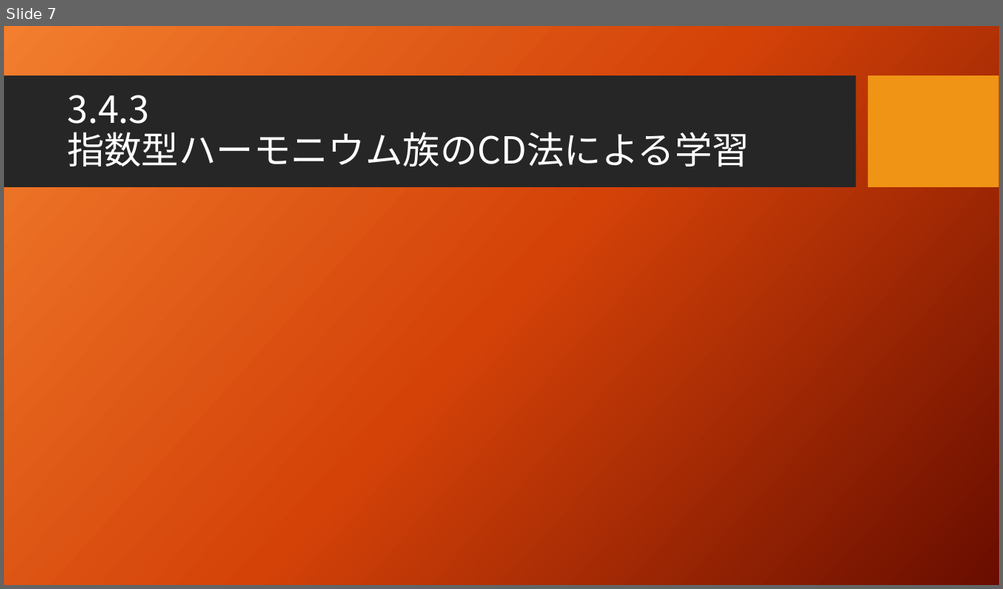
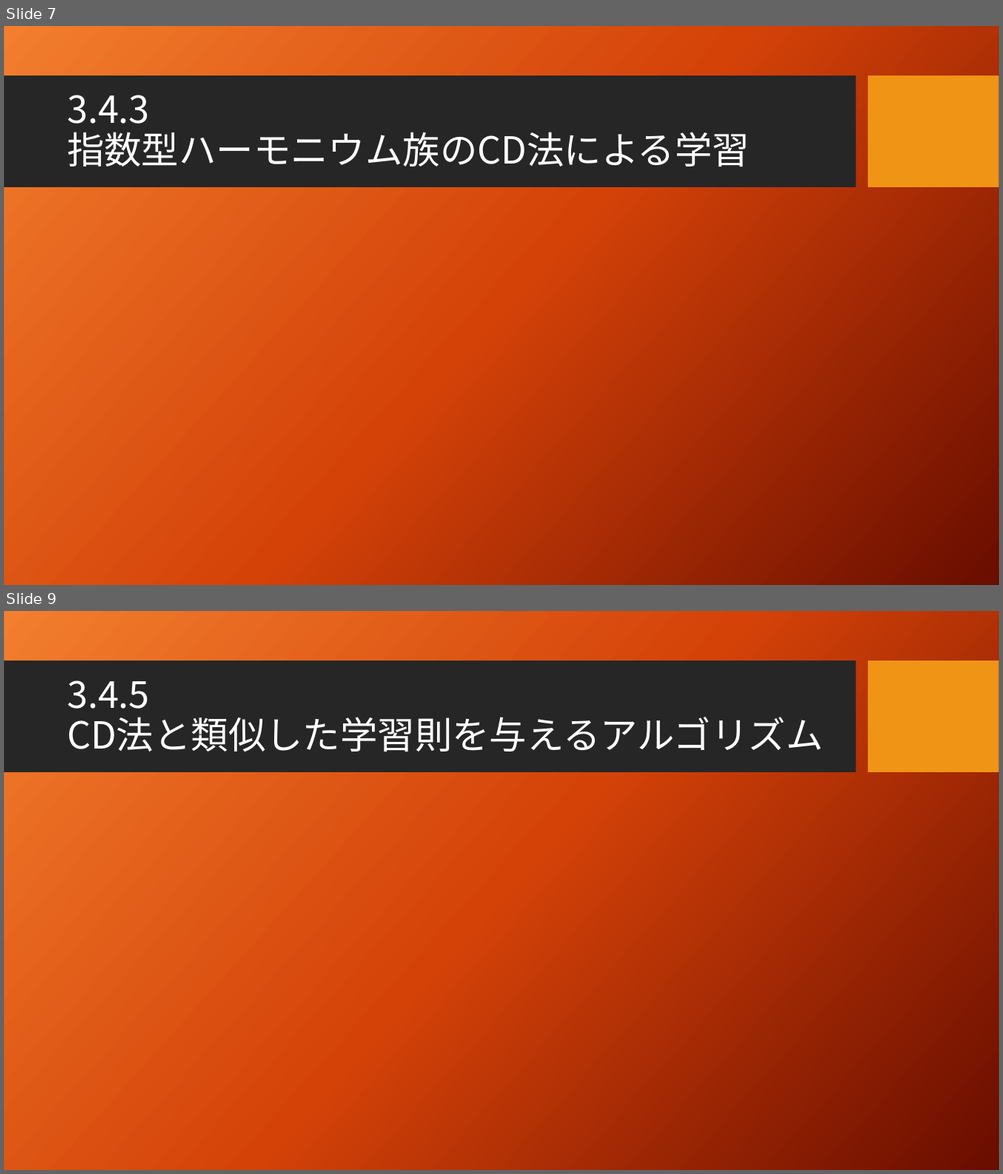
Before and after one commit to seigenji/deep_learning, a slide deck: deep_learning3.4.pptx. Shown one above the other, each under a label of ours: slide 7 before the commit, slides 7 and 9 after it; the slides between them are not shown. The pictures are 1003x589 and 1003x1174 pixels, drawn with LibreOffice and Linux fonts; fonts in the diff are those of the drawing; background and template pictures are left out. Boxes give left, top, right and bottom in pixels: in the first picture for what was removed or moved away, otherwise in the second. Text is boxed around its words. In the diff, an @@ line names an element or a change of style, - is before the commit and + after.

```diff
--- a/deep_learning3.4.pptx
+++ b/deep_learning3.4.pptx
@@ slide 9 added at bbox=[4, 611, 999, 1170], background picture (left out); not listed: 2 template elements that a slide beside it also shows @@
@@ title added at bbox=[67, 681, 822, 752], 36 pt, text #FFFFFF @@
+3.4.5
+CD法と類似した学習則を与えるアルゴリズム
```
Also in this commit, not shown: 3 slides changed, 7 other slides added.
